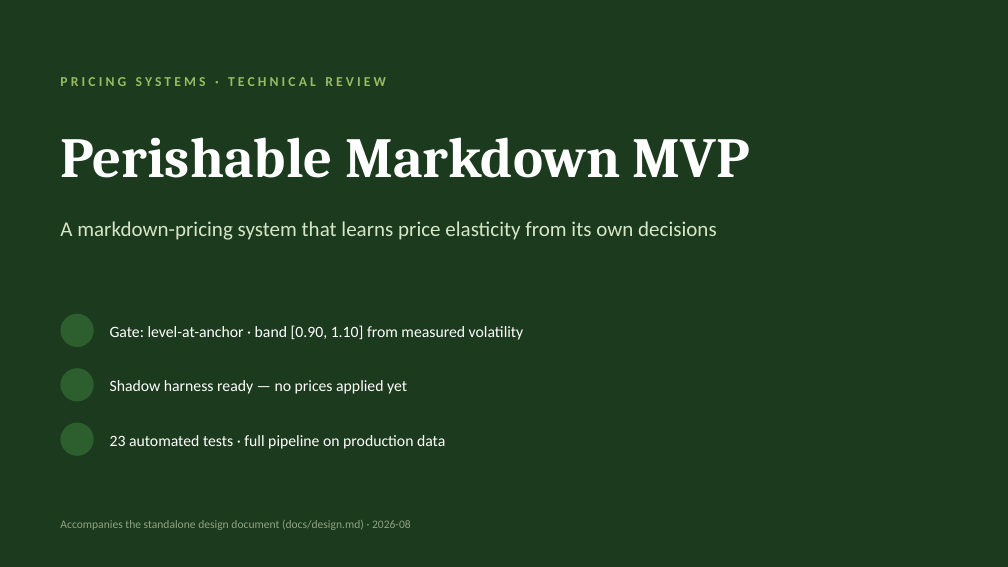
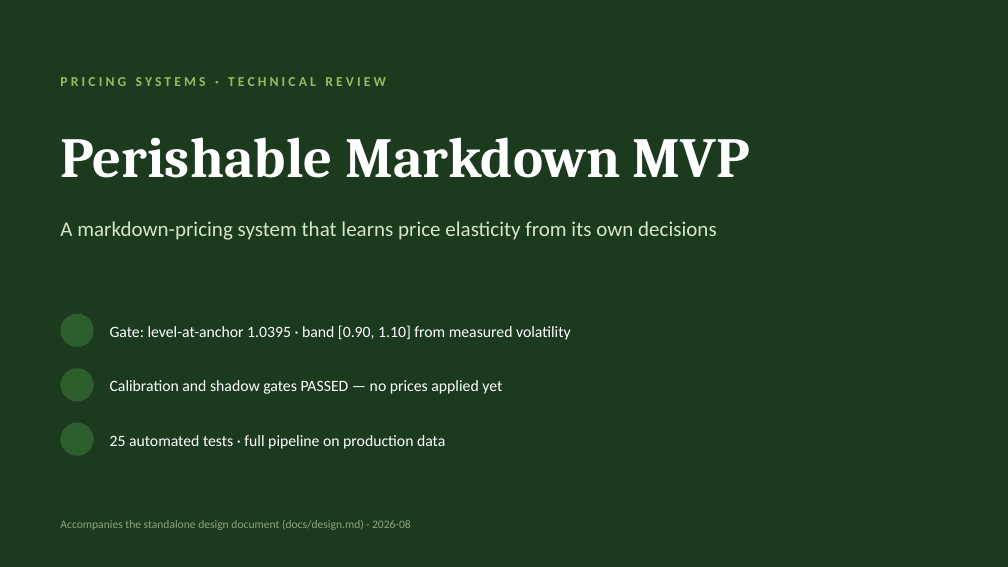
Before and after one commit to Kamalyunus/fresh-markdown, a slide deck: slide 1 of docs/perishable_markdown_tech_deck.pptx. Drawn at 1008x567 pixels with LibreOffice and Linux fonts; fonts in the diff are those of the drawing; background and template pictures are left out. Boxes give left, top, right and bottom in pixels: in the first picture for what was removed or moved away, otherwise in the second. Text is boxed around its words. In the diff, an @@ line names an element or a change of style, - is before the commit and + after.

```diff
--- a/docs/perishable_markdown_tech_deck.pptx
+++ b/docs/perishable_markdown_tech_deck.pptx
@@ text at (110, 325, 571, 340): text changed @@
-Gate: level-at-anchor · band [0.90, 1.10] from measured volatility
+Gate: level-at-anchor 1.0395 · band [0.90, 1.10] from measured volatility
@@ text at (110, 380, 502, 394): text changed @@
-Shadow harness ready — no prices applied yet
+Calibration and shadow gates PASSED — no prices applied yet
@@ text at (110, 435, 445, 449): text changed @@
-23 automated tests · full pipeline on production data
+25 automated tests · full pipeline on production data
```
Also in this commit, not shown: 5 other slides changed, 4 other files.
